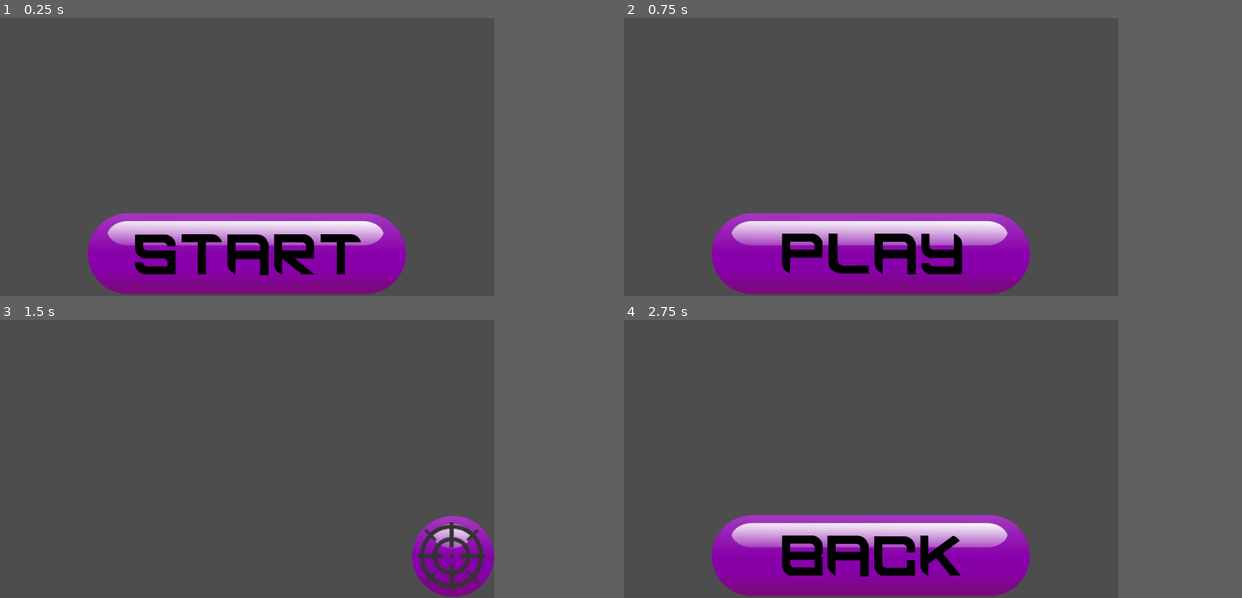
Above: before the commit, frames 1-4 (two rows, left to right).
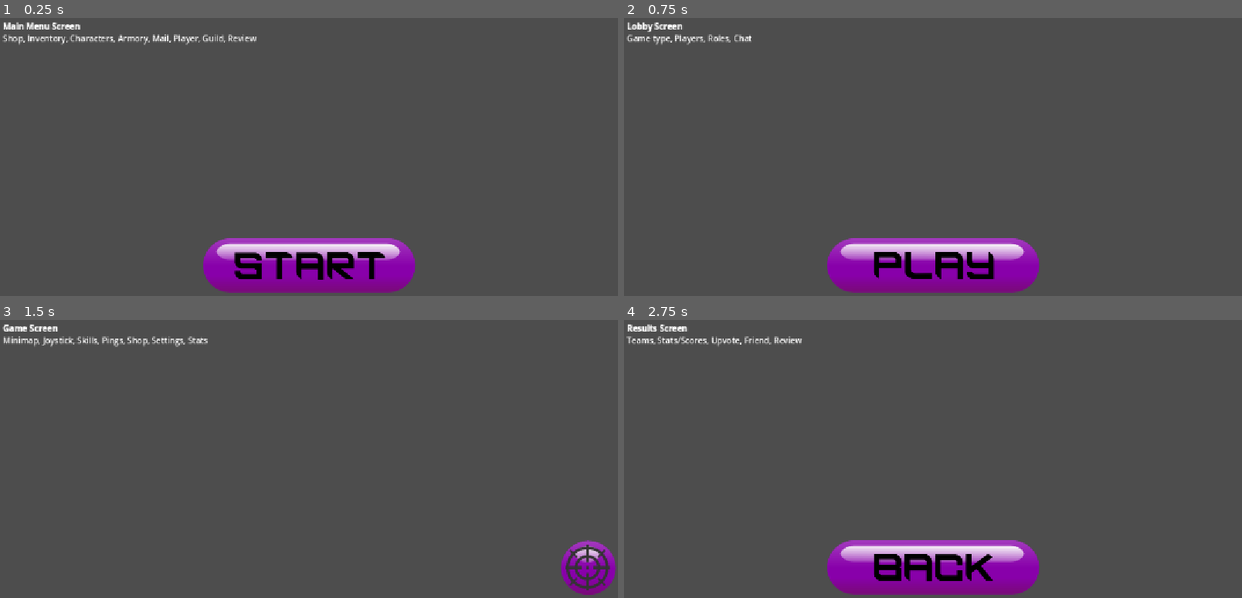
Above: after the commit, the same moments.

Repository: Ayelis/GridLock
Game: Godot game, scene res://src/Main.tscn
Same seed, same stepped clock (60 frames per second), same inputs: the game is played once before the commit and once after it.
Inputs (mouse positions are in pixels of both pictures, inside the frame that each line leads up to; where the layout moved, square brackets give the same spot in the first picture):
- Up to frame 1 (0.25 s): no input
- Up to frame 2 (0.75 s): click (871, 265) [871, 254] at 0.5 s
- Up to frame 3 (1.5 s): click (247, 567) [247, 556] at 1.25 s
- Up to frame 4 (2.75 s): click (1093, 567) [1075, 556] at 2 s
In our replay, the window is 640x360 before the commit and 800x360 after it. These sizes can differ from the game's own. Grey fills any space a smaller window leaves; there, only what the larger window draws over its background counts as a difference.

The runs differ from the first frame. In frame 1, 12% of the frame differs, in the area x 0-68%, y 1-100%; in frame 2, 12%; in frame 3, 5.0%; in frame 4, 12%.

Commit message:
v0.0.1b Added margins

Diff:
--- a/project.godot
+++ b/project.godot
@@ -32,9 +32,8 @@
 
 [display]
 
-window/size/viewport_width=640
-window/size/viewport_height=360
-window/size/initial_position_type=0
+window/size/viewport_width=1200
+window/size/viewport_height=540
 window/stretch/mode="canvas_items"
 window/stretch/aspect="keep_height"
 
--- a/src/Main.tscn
+++ b/src/Main.tscn
@@ -69,8 +69,20 @@
 anchors_preset = 15
 anchor_right = 1.0
 anchor_bottom = 1.0
-grow_horizontal = 2
-grow_vertical = 2
+offset_left = 5.0
+offset_top = 5.0
+offset_right = -5.0
+offset_bottom = -5.0
+grow_horizontal = 2
+grow_vertical = 2
+
+[node name="RichTextLabel" type="RichTextLabel" parent="UI/MainMenu"]
+layout_mode = 0
+offset_right = 640.0
+offset_bottom = 246.0
+bbcode_enabled = true
+text = "[b]Main Menu Screen[/b]
+Shop, Inventory, Characters, Armory, Mail, Player, Guild, Review"
 
 [node name="Logo" type="TextureRect" parent="UI/MainMenu"]
 layout_mode = 0
@@ -97,8 +109,19 @@
 anchors_preset = 15
 anchor_right = 1.0
 anchor_bottom = 1.0
-grow_horizontal = 2
-grow_vertical = 2
+offset_left = 5.0
+offset_top = 5.0
+offset_right = -5.0
+offset_bottom = -5.0
+grow_horizontal = 2
+grow_vertical = 2
+
+[node name="RichTextLabel" type="RichTextLabel" parent="UI/Lobby"]
+offset_right = 640.0
+offset_bottom = 246.0
+bbcode_enabled = true
+text = "[b]Lobby Screen[/b]
+Game type, Players, Roles, Chat"
 
 [node name="TextureButton" type="TextureButton" parent="UI/Lobby"]
 layout_mode = 1
@@ -120,8 +143,19 @@
 anchors_preset = 15
 anchor_right = 1.0
 anchor_bottom = 1.0
-grow_horizontal = 2
-grow_vertical = 2
+offset_left = 5.0
+offset_top = 5.0
+offset_right = -5.0
+offset_bottom = -5.0
+grow_horizontal = 2
+grow_vertical = 2
+
+[node name="RichTextLabel" type="RichTextLabel" parent="UI/GameUI"]
+offset_right = 640.0
+offset_bottom = 246.0
+bbcode_enabled = true
+text = "[b]Game Screen[/b]
+Minimap, Joystick, Skills, Pings, Shop, Settings, Stats"
 
 [node name="TextureButton" type="TextureButton" parent="UI/GameUI"]
 layout_mode = 1
@@ -142,8 +176,19 @@
 anchors_preset = 15
 anchor_right = 1.0
 anchor_bottom = 1.0
-grow_horizontal = 2
-grow_vertical = 2
+offset_left = 5.0
+offset_top = 5.0
+offset_right = -5.0
+offset_bottom = -5.0
+grow_horizontal = 2
+grow_vertical = 2
+
+[node name="RichTextLabel" type="RichTextLabel" parent="UI/Results"]
+offset_right = 640.0
+offset_bottom = 246.0
+bbcode_enabled = true
+text = "[b]Results Screen[/b]
+Teams, Stats/Scores, Upvote, Friend, Review"
 
 [node name="TextureButton" type="TextureButton" parent="UI/Results"]
 layout_mode = 1
